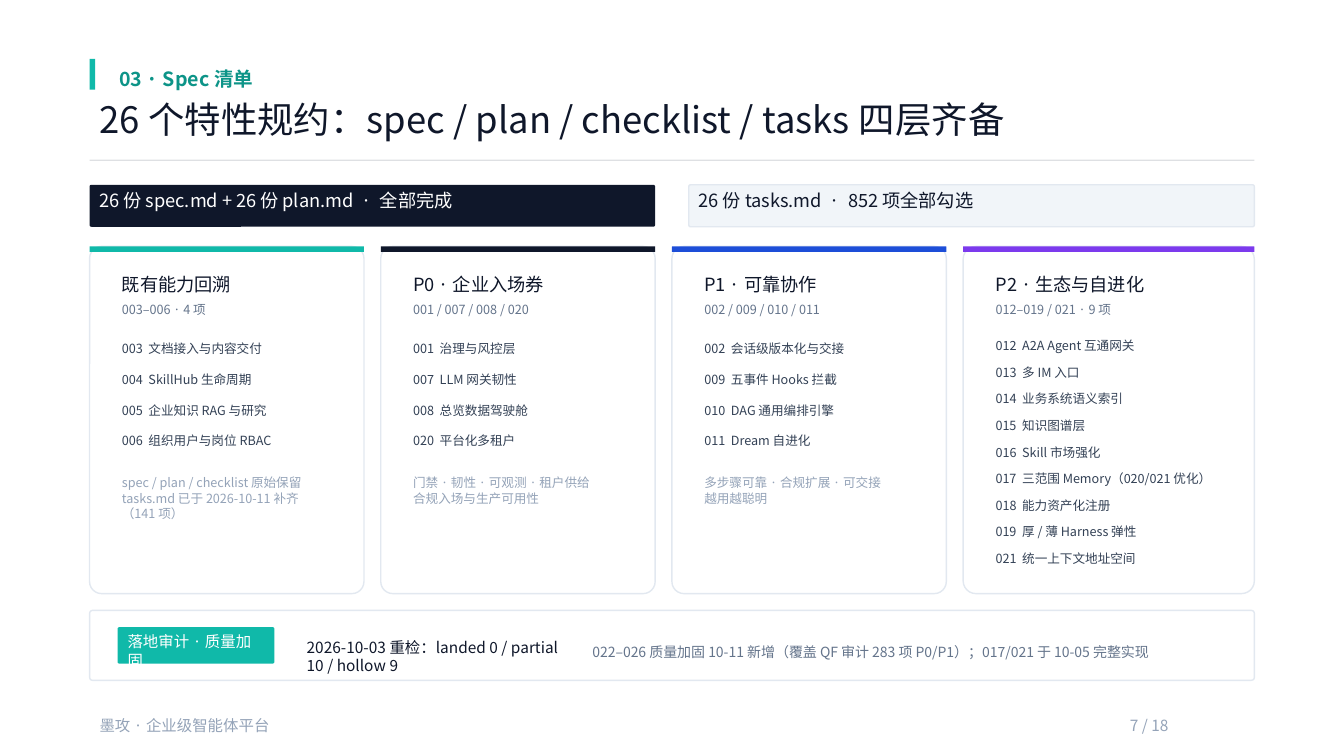
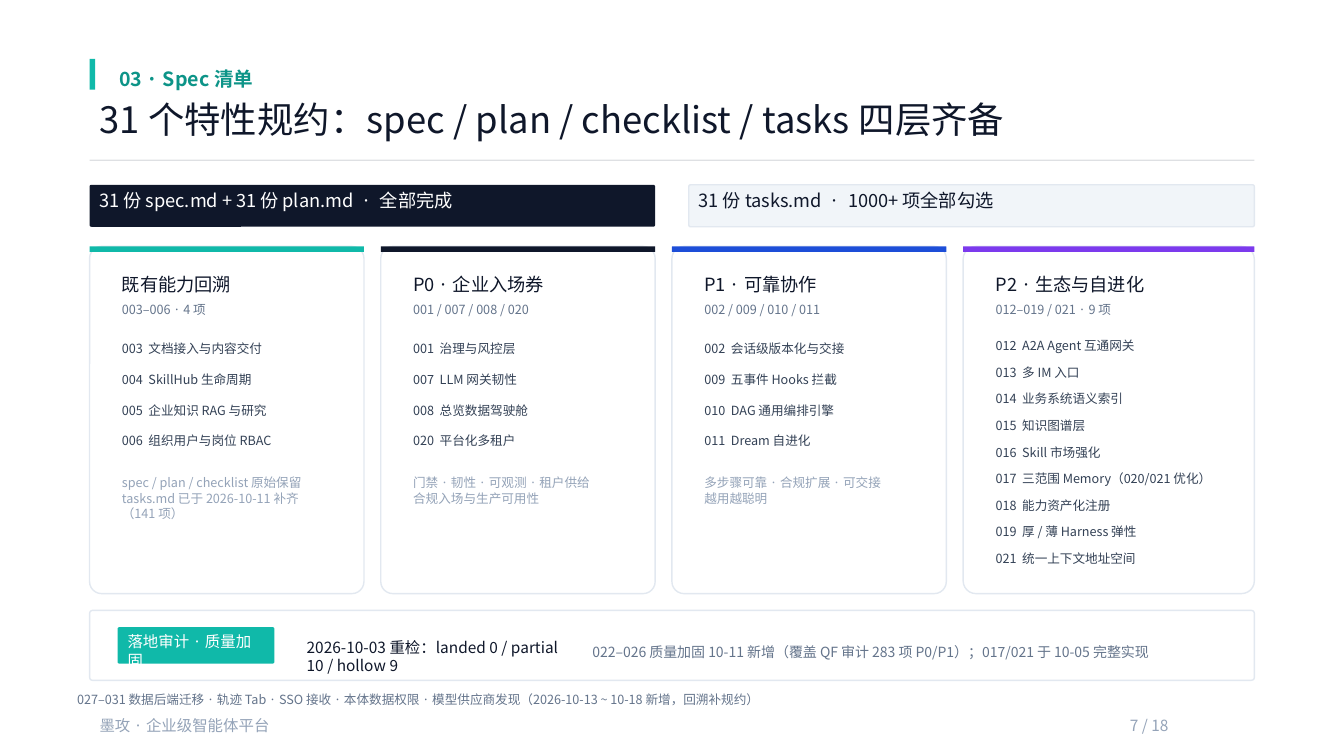
Before and after one commit to cooper2006/mogo, a slide deck: slide 7 of docs/intro-v4.pptx. Drawn at 1344x756 pixels with LibreOffice and Linux fonts; fonts in the diff are those of the drawing. Boxes give left, top, right and bottom in pixels: in the first picture for what was removed or moved away, otherwise in the second. Text is boxed around its words. In the diff, an @@ line names an element or a change of style, - is before the commit and + after.

```diff
--- a/docs/intro-v4.pptx
+++ b/docs/intro-v4.pptx
@@ text at (100, 102, 1005, 142): text changed @@
-26 个特性规约：spec / plan / checklist / tasks 四层齐备
+31 个特性规约：spec / plan / checklist / tasks 四层齐备
@@ text at (99, 191, 453, 211): text changed @@
-26 份 spec.md + 26 份 plan.md · 全部完成
+31 份 spec.md + 31 份 plan.md · 全部完成
@@ text at (699, 191, 994, 209): text changed @@
-26 份 tasks.md · 852 项全部勾选
+31 份 tasks.md · 1000+ 项全部勾选
@@ text added at (77, 693, 759, 705), 9 pt, text #64748B @@
+027–031 数据后端迁移 · 轨迹 Tab · SSO 接收 · 本体数据权限 · 模型供应商发现（2026-10-13 ~ 10-18 新增，回溯补规约）
```
Also in this commit, not shown: 4 other slides changed, 8 other files.
